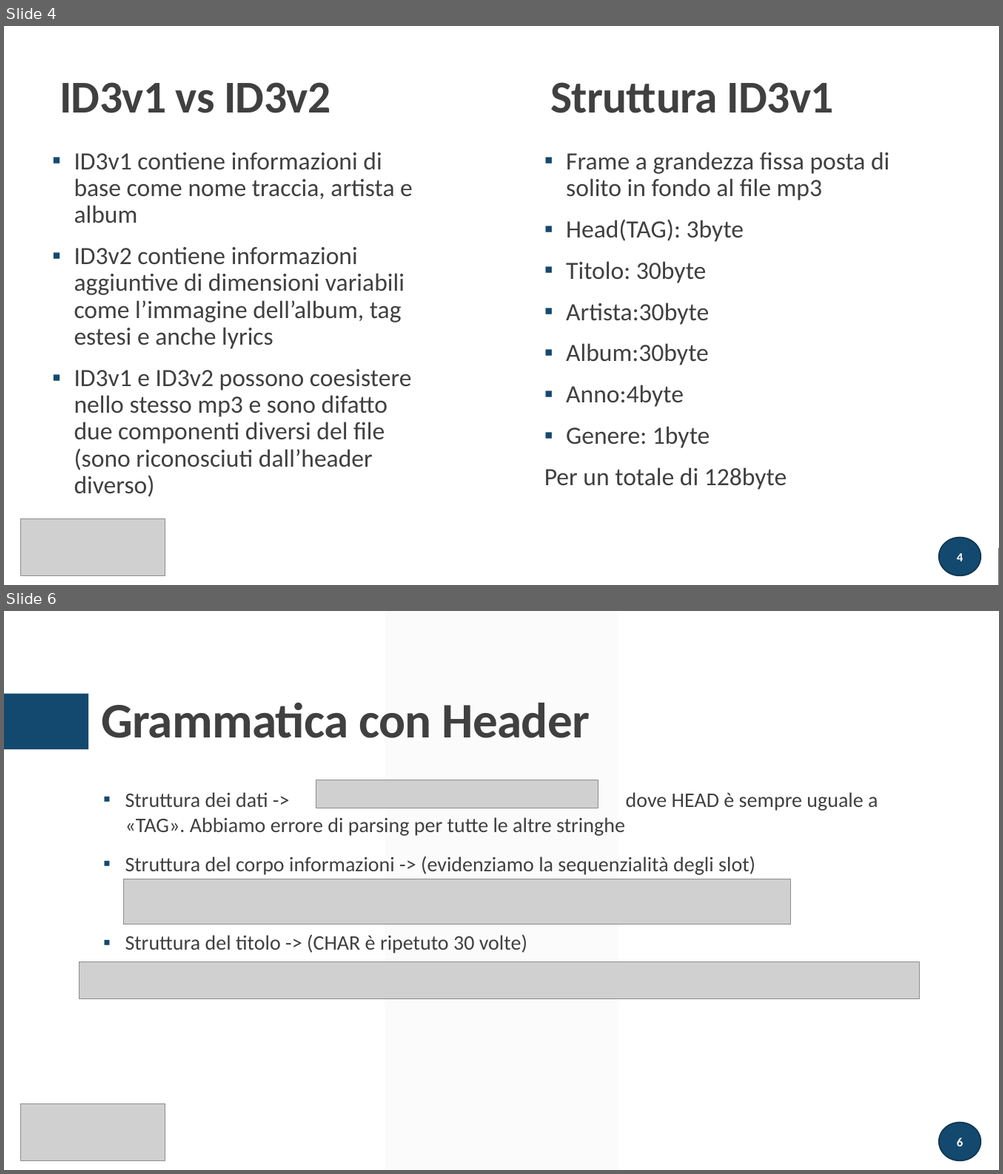
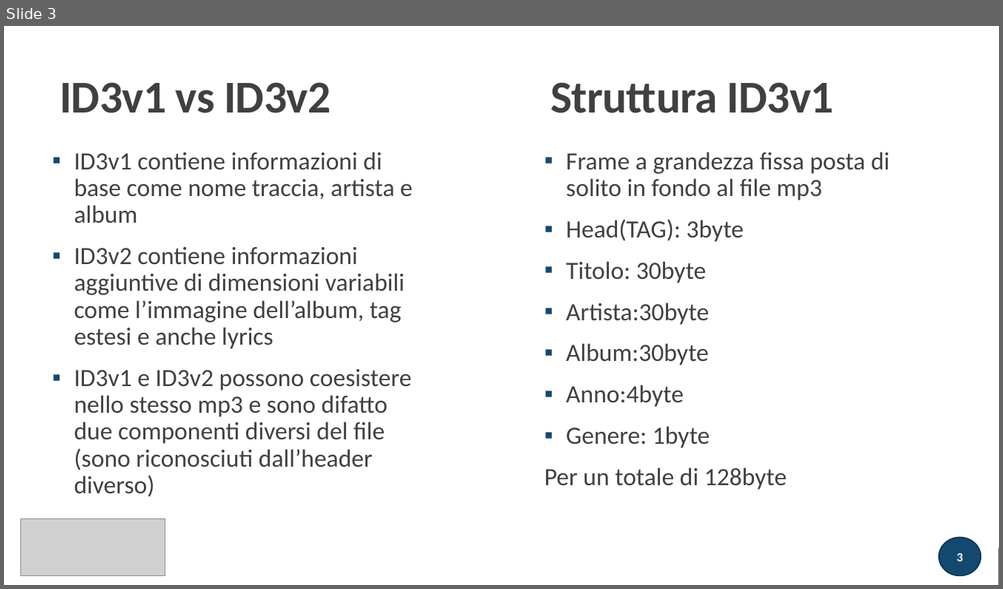
Before and after one commit to atusghen/SimpleID3, a slide deck: presentazione.pptx. Shown one above the other, each under a label of ours: slides 4 and 6 before the commit, slide 3 after it; the slides between them are not shown. The pictures are 1003x1174 and 1003x589 pixels, drawn with LibreOffice and Linux fonts; fonts in the diff are those of the drawing; grey boxes stand for pictures. Boxes give left, top, right and bottom in pixels: in the first picture for what was removed or moved away, otherwise in the second. Text is boxed around its words. In the diff, an @@ line names an element or a change of style, - is before the commit and + after.

```diff
--- a/presentazione.pptx
+++ b/presentazione.pptx
@@ slide 6 removed at [4,611,999,1170], background #FFFFFF @@
@@ parallelogram removed at [384,611,617,1170] @@
@@ rectangle removed at [4,694,88,750] @@
@@ title removed at [101,703,589,738] @@
-Grammatica con Header
@@ picture removed at [316,780,598,809] @@
@@ text removed at [125,792,877,954] @@
-▪ Struttura dei dati -> dove HEAD è sempre uguale a «TAG». Abbiamo errore di parsing per tutte le altre stringhe
-▪ Struttura del corpo informazioni -> (evidenziamo la sequenzialità degli slot)
-▪ Struttura del titolo -> (CHAR è ripetuto 30 volte)
@@ picture removed at [123,880,791,924] @@
@@ picture removed at [79,963,919,999] @@
@@ picture removed at [21,1104,166,1162] @@
@@ page number removed at [939,1123,981,1161] @@
-6
@@ what was slide 4 is now slide 3 @@
@@ page number at [956,554,962,562]: text changed @@
-4
+3
```
Also in this commit, not shown: 1 slide changed, 10 other slides removed, 10 other files.
